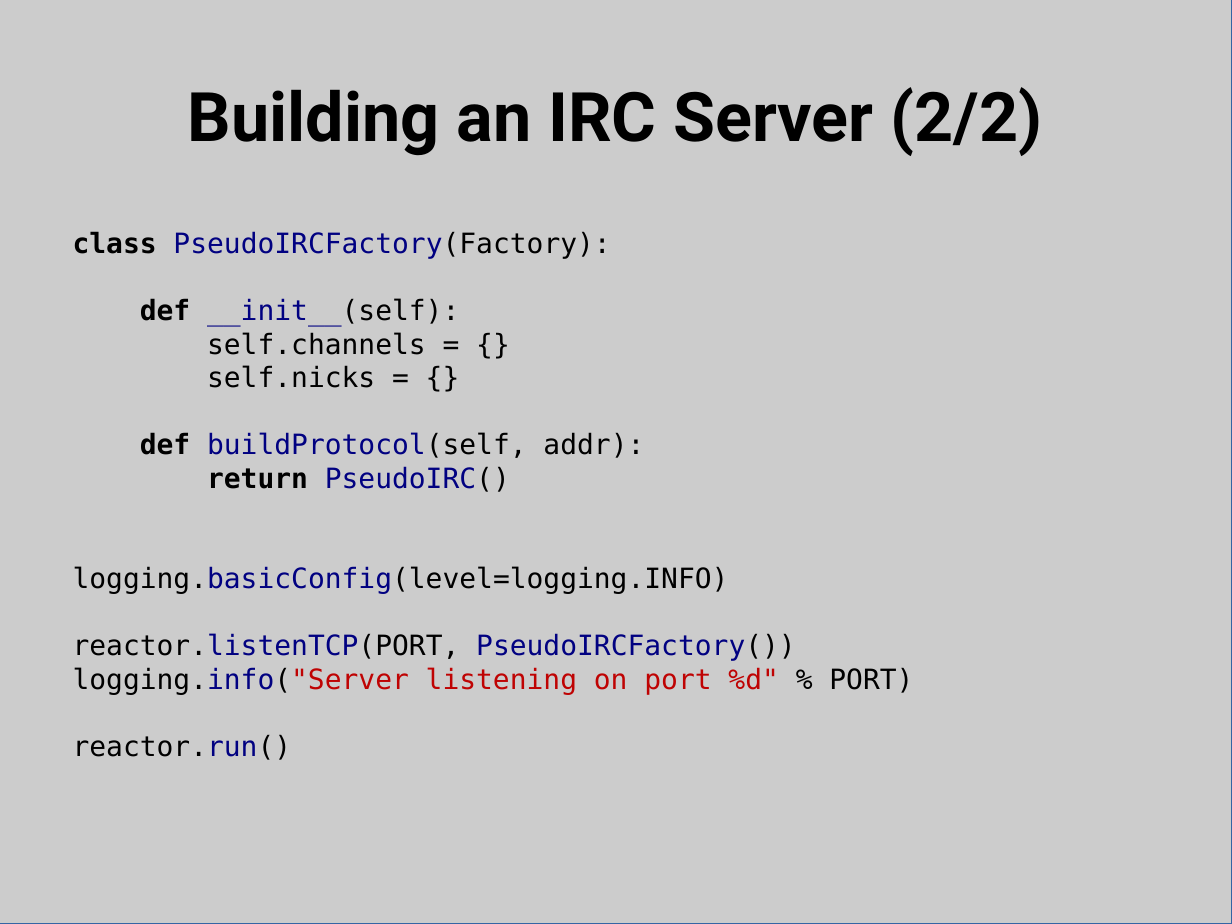
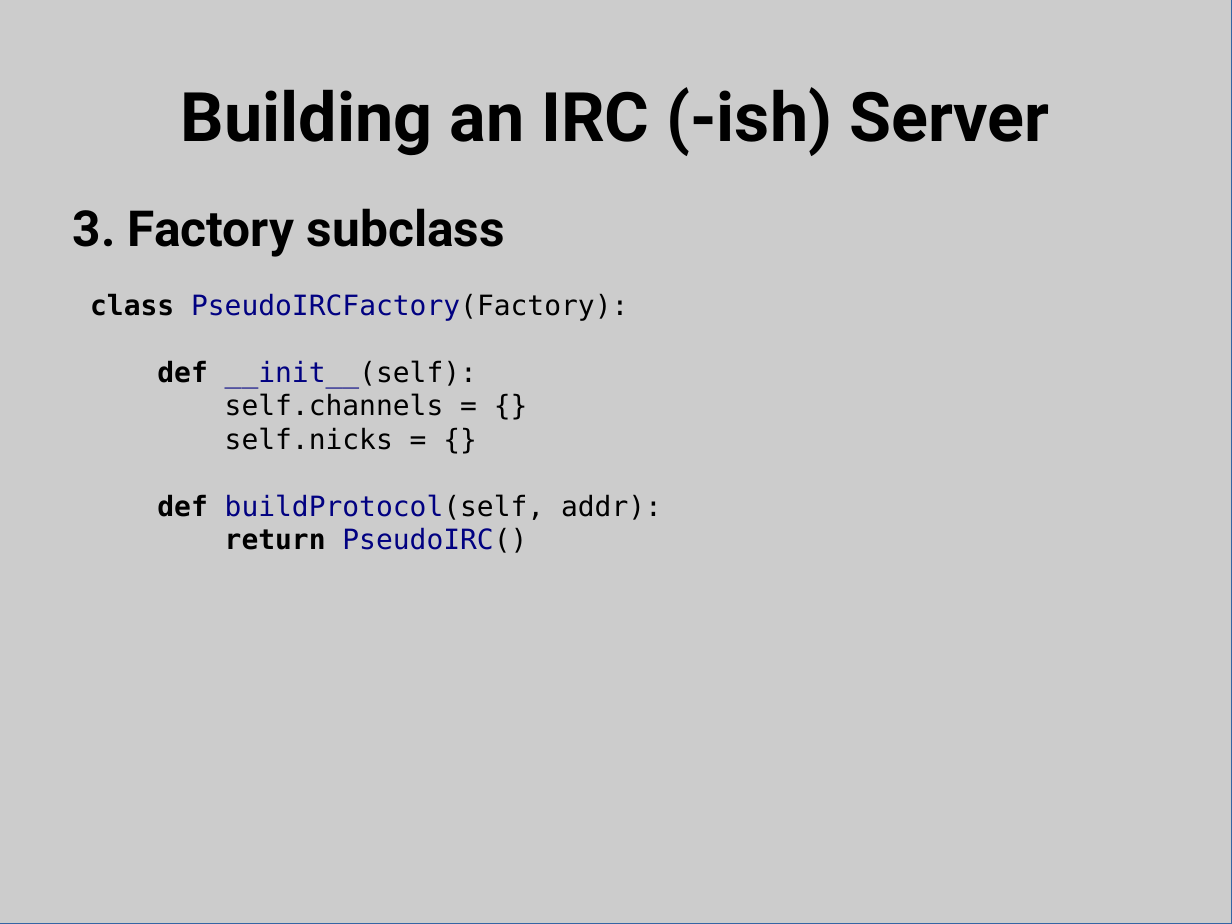
Before and after one commit to bpetering/linuxsa-talk-twisted, a slide deck: slide 16 of twisted_talk.odp (slide 13 before the commit). Drawn at 1232x924 pixels with LibreOffice and Linux fonts; fonts in the diff are those of the drawing. Boxes give left, top, right and bottom in pixels: in the first picture for what was removed or moved away, otherwise in the second. Text is boxed around its words. In the diff, an @@ line names an element or a change of style, - is before the commit and + after.

```diff
--- a/twisted_talk.odp
+++ b/twisted_talk.odp
@@ title at box(181, 87, 1049, 156): text changed @@
-Building an IRC Server (2/2)
+Building an IRC (-ish) Server
@@ text added at box(73, 208, 505, 257), 32 pt, text #000000, bold @@
+3. Factory subclass
@@ text "class PseudoIRCFactory(Factory):": place and size @@
-text "class PseudoIRCFactory(Factory):" at box(73, 231, 913, 760)
+text "class PseudoIRCFactory(Factory):" at box(90, 293, 662, 553)
@@ text at box(73, 566, 913, 760): paragraphs removed @@
-logging.basicConfig(level=logging.INFO)
-reactor.listenTCP(PORT, PseudoIRCFactory())
-logging.info("Server listening on port %d" % PORT)
-reactor.run()
```
Also in this commit, not shown: 9 other slides changed, 13 slides added, 1 slide removed, 4 other files.
